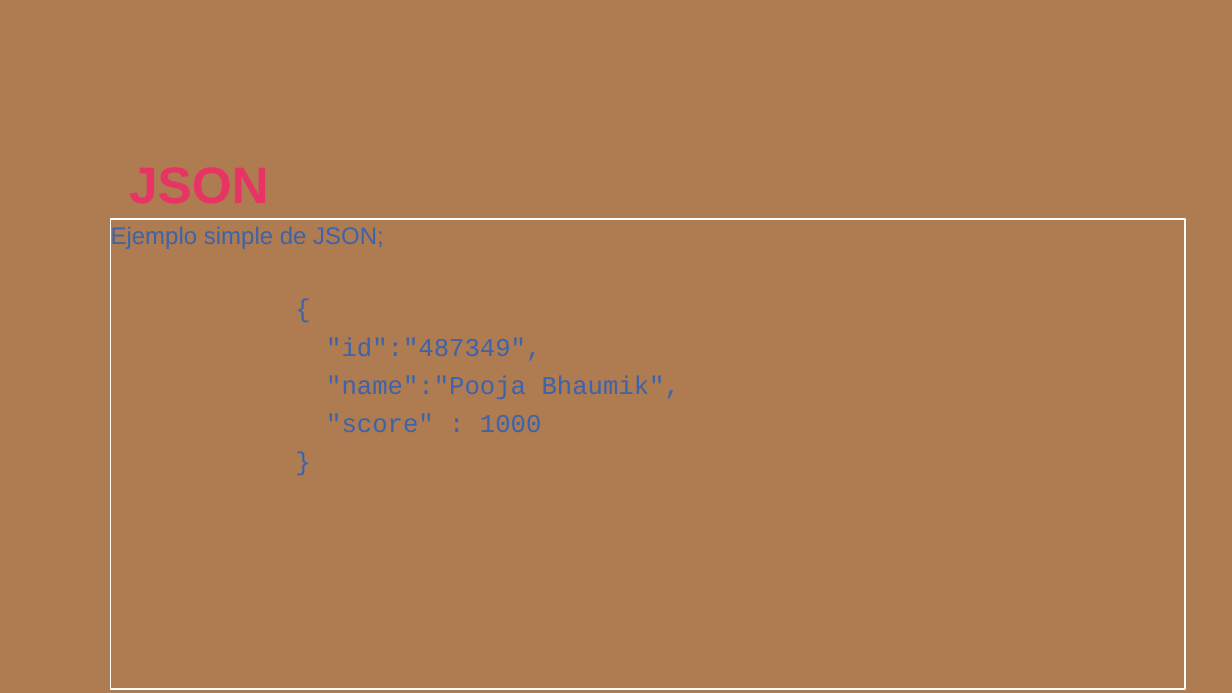
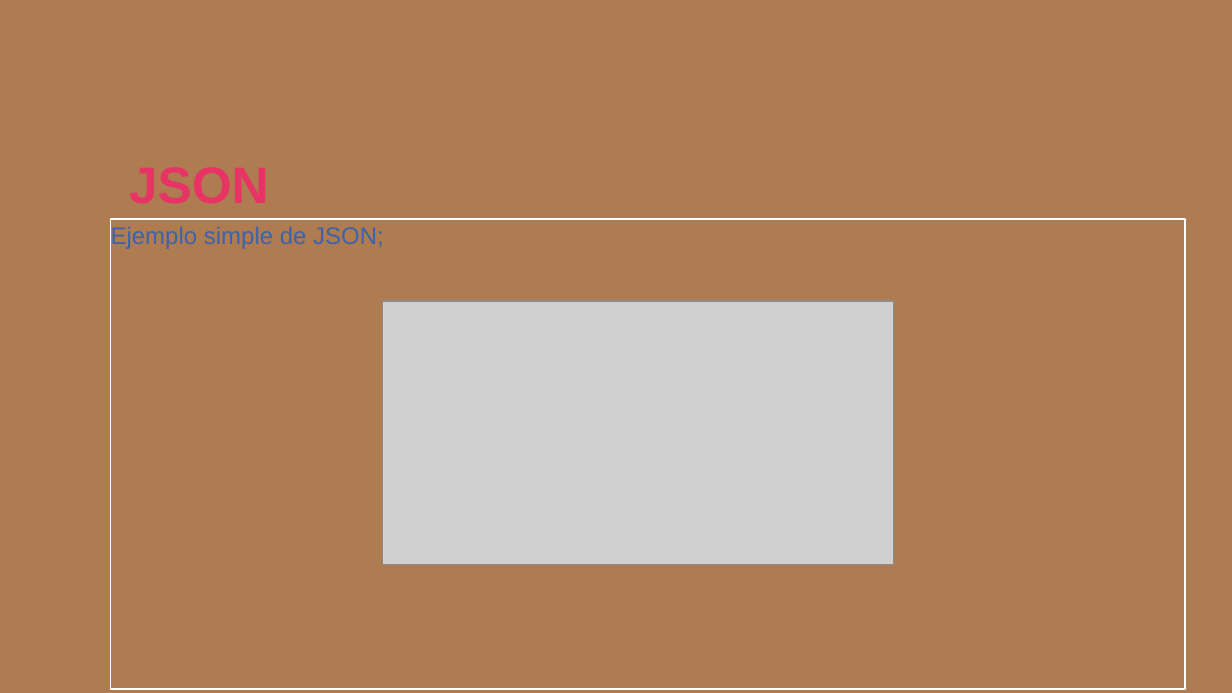
Before and after one commit to MISIONTIC-UN-2022/CICLO_IV, a slide deck: slide 6 of Componentes-teoricos/Slide móvil sesión 9 semana 3 _ .pptx. Drawn at 1232x693 pixels with LibreOffice and Linux fonts; fonts in the diff are those of the drawing; grey boxes stand for pictures; background and template pictures are left out. Boxes give left, top, right and bottom in pixels: in the first picture for what was removed or moved away, otherwise in the second. Text is boxed around its words. In the diff, an @@ line names an element or a change of style, - is before the commit and + after.

```diff
--- a/Componentes-teoricos/Slide móvil sesión 9 semana 3 _ .pptx
+++ b/Componentes-teoricos/Slide móvil sesión 9 semana 3 _ .pptx
@@ picture added at <box>382,301,893,564</box> @@
@@ text at <box>326,337,680,432</box>: paragraphs removed @@
-{
-"id":"487349",
-"name":"Pooja Bhaumik",
-"score" : 1000
-}
```
Also in this commit, not shown: 15 other slides changed, 1 slide added, 1 slide removed, 11 other files.
